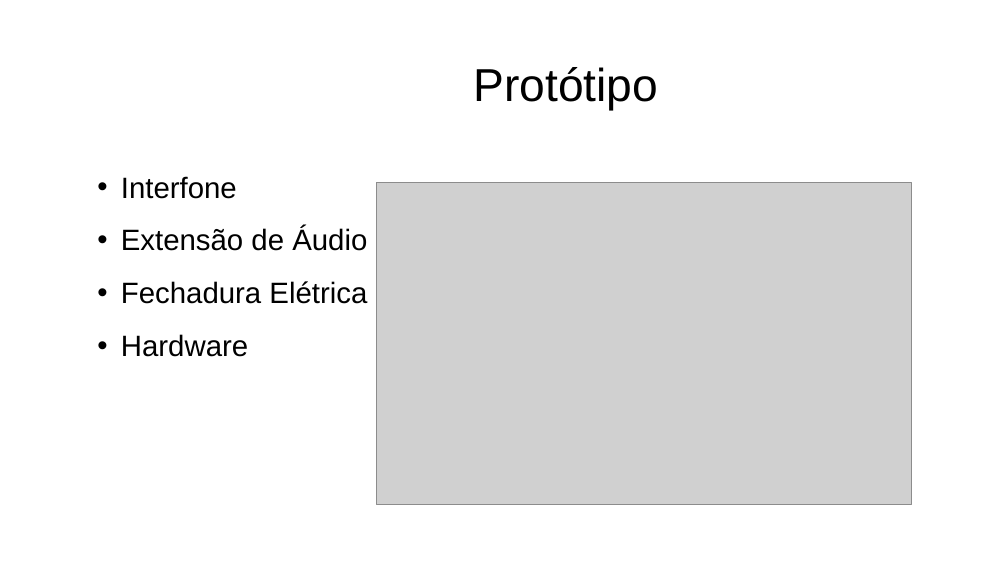
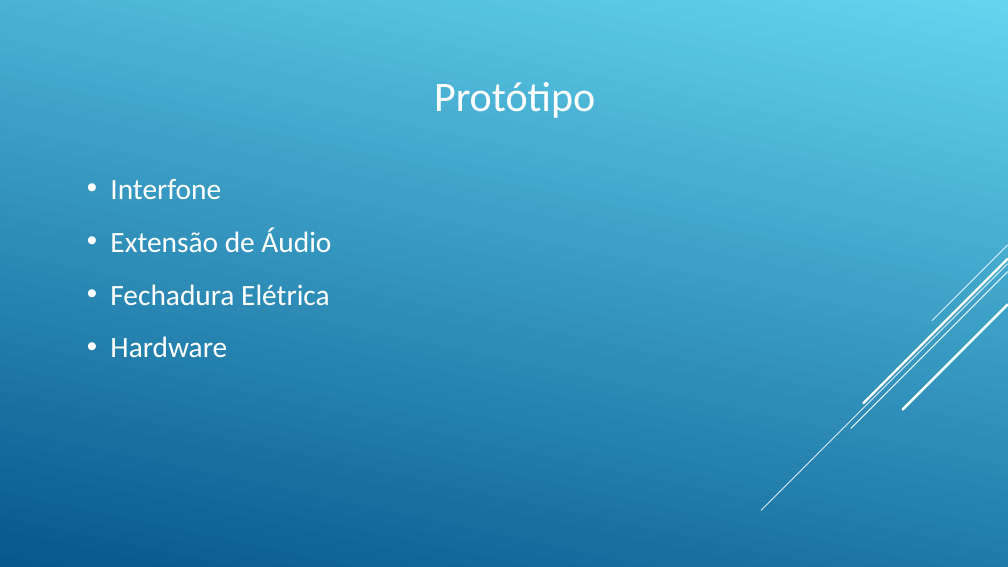
Before and after one commit to rsalcir/tcc-eng-comp, a slide deck: slide 7 of Documentos/TCC 2/Apresentação TCC.ppt (slide 6 before the commit). Drawn at 1008x567 pixels with LibreOffice and Linux fonts; fonts in the diff are those of the drawing; grey boxes stand for pictures. Boxes give left, top, right and bottom in pixels: in the first picture for what was removed or moved away, otherwise in the second. Text is boxed around its words. In the diff, an @@ line names an element or a change of style, - is before the commit and + after.

```diff
--- a/Documentos/TCC 2/Apresentação TCC.ppt
+++ b/Documentos/TCC 2/Apresentação TCC.ppt
@@ background #FFFFFF to gradient #64D4EF to #06588E @@
@@ text "Protótipo": place and size @@
-text "Protótipo" at box(473, 67, 658, 111)
+text "Protótipo" at box(434, 82, 595, 118)
@@ text "Protótipo" at box(434, 82, 595, 118): size 44 to 40 pt, font Arial to Calibri, text colour #000000 to #FFFFFF @@
@@ text "Interfone": place and size @@
-text "Interfone" at box(121, 176, 367, 357)
+text "Interfone" at box(110, 179, 331, 357)
@@ text "Interfone" at box(110, 179, 331, 357): font Arial to Calibri, text colour #000000 to #FFFFFF; bullet colour #000000 to #FFFFFF @@
@@ picture removed at box(376, 182, 911, 504) @@
@@ group added at box(761, 245, 1007, 510): 5 lines @@
```
Also in this commit, not shown: 6 other slides changed, 4 slides added, 2 slides removed, 5 other files.
